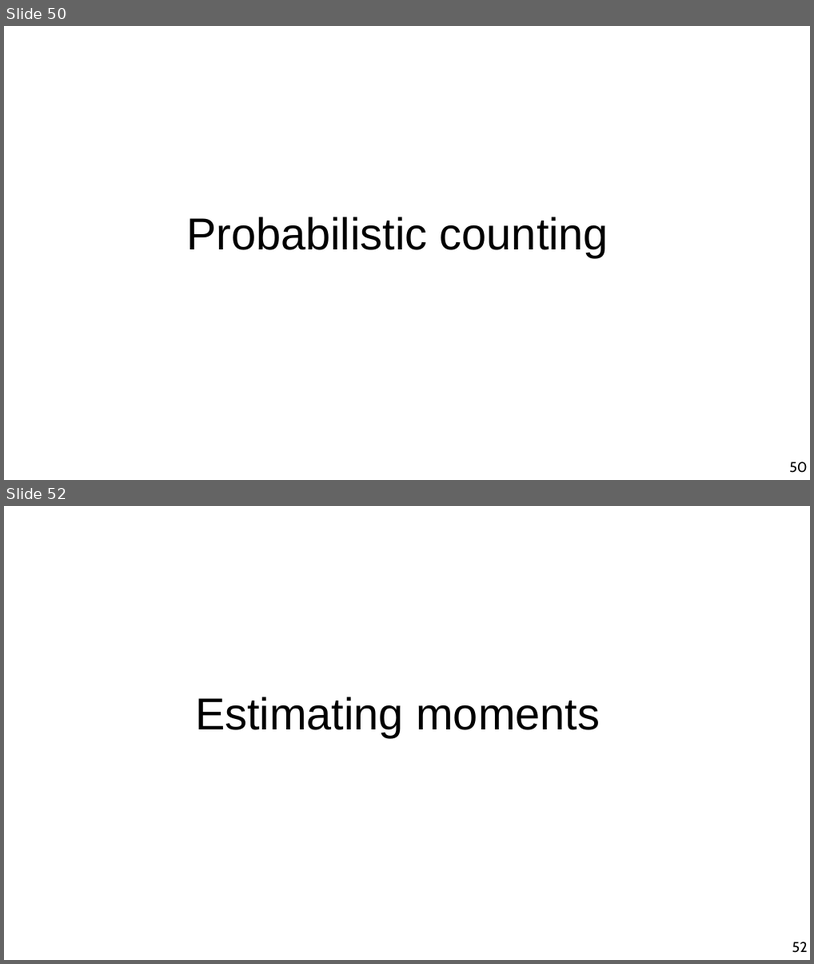
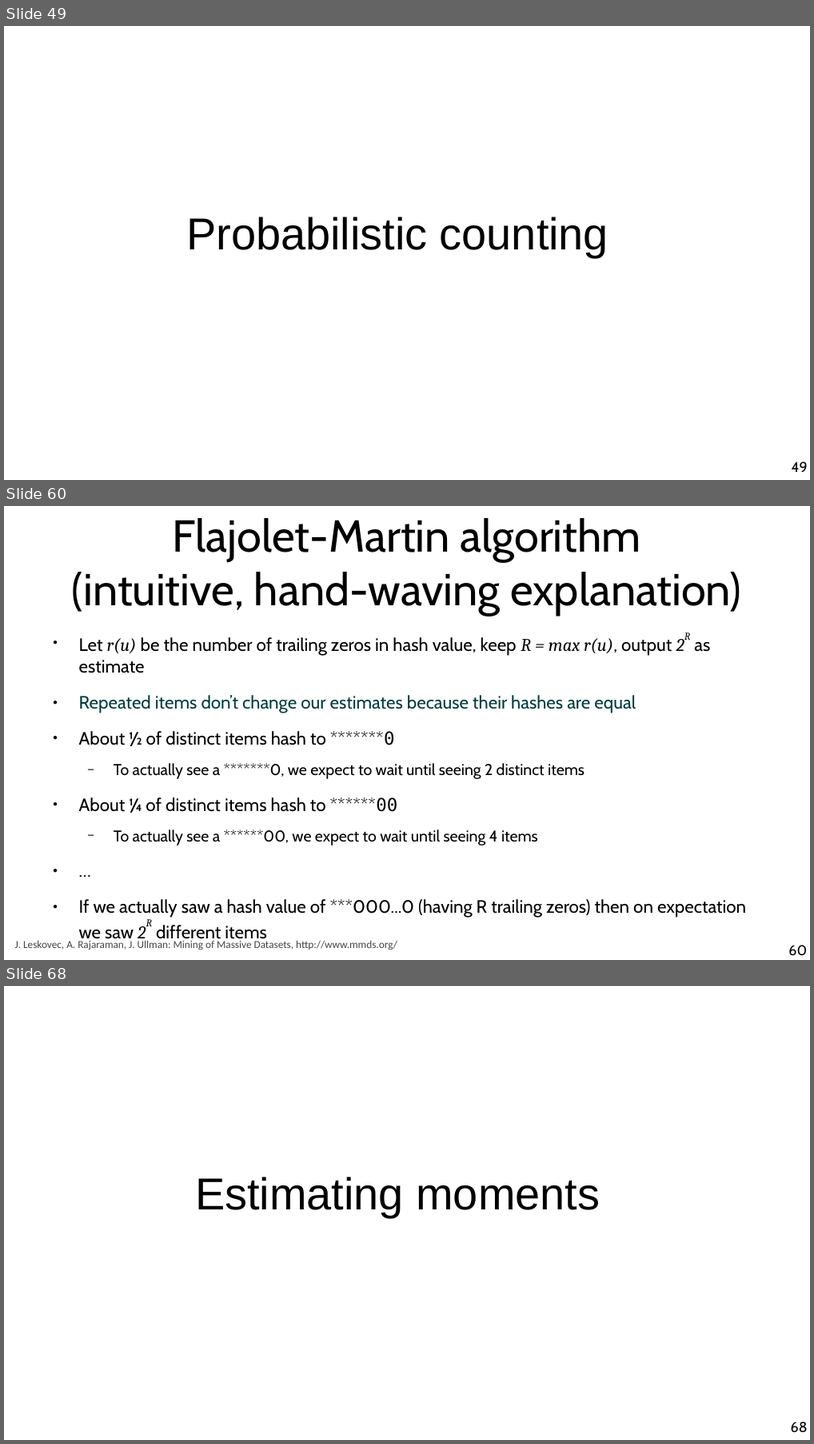
Before and after one commit to chatox/data-mining-course, a slide deck: theory/tt10_streaming.odp. Shown one above the other, each under a label of ours: slides 50 and 52 before the commit, slides 49, 60 and 68 after it; the slides between them are not shown. The pictures are 814x964 and 814x1444 pixels, drawn with LibreOffice and Linux fonts; fonts in the diff are those of the drawing. Boxes give left, top, right and bottom in pixels: in the first picture for what was removed or moved away, otherwise in the second. Text is boxed around its words. In the diff, an @@ line names an element or a change of style, - is before the commit and + after.

```diff
--- a/theory/tt10_streaming.odp
+++ b/theory/tt10_streaming.odp
@@ slide 60 added at [4, 506, 810, 960], background #FFFFFF @@
@@ title added at [72, 518, 742, 616], 44 pt, text #000000 @@
+Flajolet-Martin algorithm
+(intuitive, hand-waving explanation)
@@ text added at [79, 637, 746, 943], 17.6 pt, text #000000 @@
+● Let r(u) be the number of trailing zeros in hash value, keep R = max r(u), output 2R as estimate
+● Repeated items don’t change our estimates because their hashes are equal
+● About ½ of distinct items hash to *******0
+  − To actually see a *******0, we expect to wait until seeing 2 distinct items
+● About ¼ of distinct items hash to ******00
+  − To actually see a ******00, we expect to wait until seeing 4 items
+● …
+● If we actually saw a hash value of ***000...0 (having R trailing zeros) then on expectation we saw 2R different items
@@ text added at [15, 940, 398, 950], 10.5 pt, text #454545 @@
+J. Leskovec, A. Rajaraman, J. Ullman: Mining of Massive Datasets, http://www.mmds.org/
@@ page number added at [789, 944, 807, 956], 14 pt, text #000000 @@
+60
@@ what was slide 50 is now slide 49 @@
@@ page number at [792, 461, 808, 472]: text changed @@
-50
+49
@@ what was slide 52 is now slide 68 @@
@@ page number at [791, 1421, 808, 1432]: text changed @@
-52
+68
```
Also in this commit, not shown: 3 slides changed, 28 other slides added, 4 slides removed.
